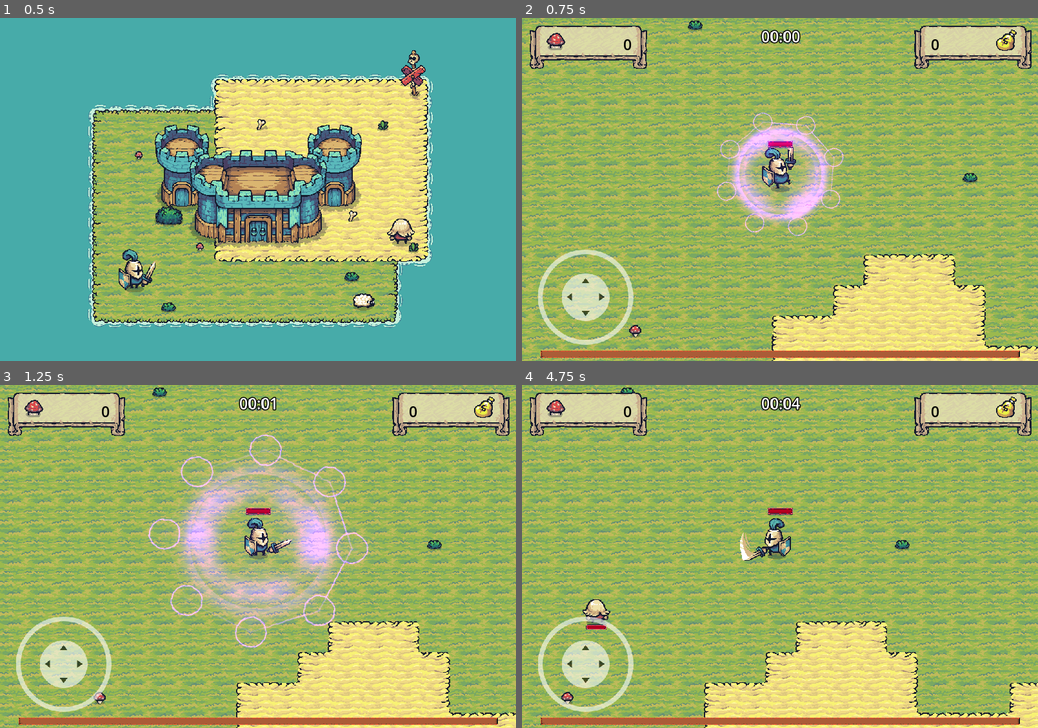
Above: before the commit, frames 1-4 (two rows, left to right).
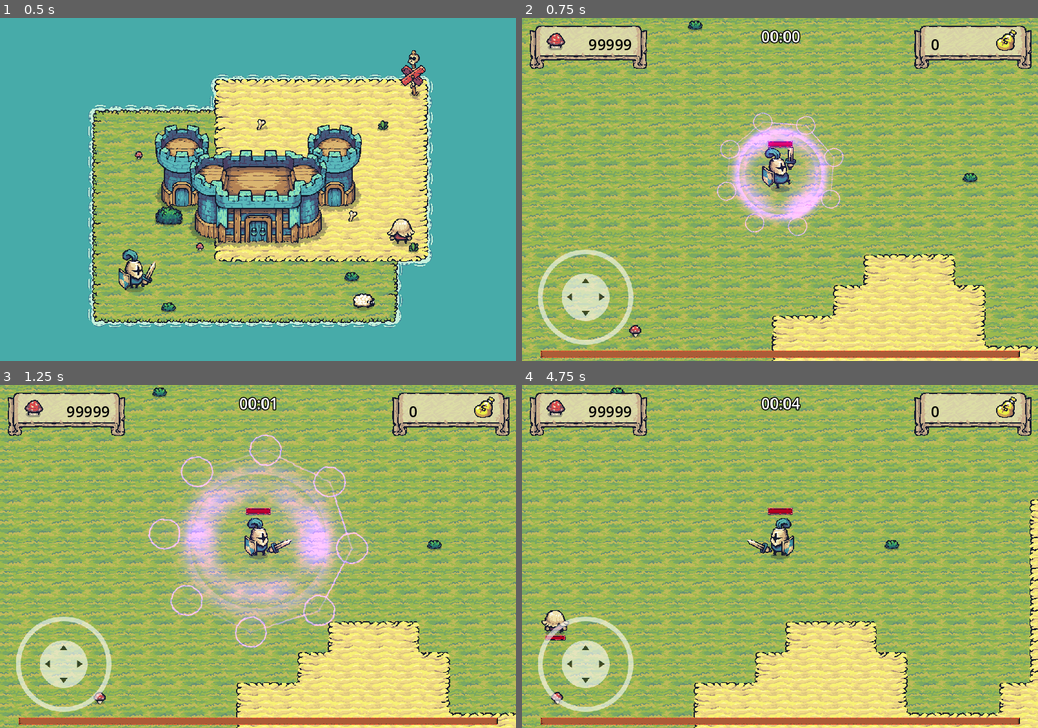
Above: after the commit, the same moments.

Repository: bluejynz/survivallike-godot
Game: Godot game, scene res://scenes/main_menu.tscn
Same seed, same stepped clock (60 frames per second), same inputs: the game is played once before the commit and once after it. Sound files missing from this copy of the repository are replaced by a short silence.
Inputs (mouse positions are in pixels of both pictures, inside the frame that each line leads up to):
- Up to frame 1 (0.5 s): no input
- Up to frame 2 (0.75 s): tap Enter (return) at 0.5 s; move the mouse to (893, 172) at 0.52 s; hold D (move_right) from 0.53 s (still down); hold Enter (return) from 0.53 s (still down); click (893, 172) at 0.67 s
- Up to frame 3 (1.25 s): keep holding D (move_right); keep holding Enter (return)
- Up to frame 4 (4.75 s): release D (move_right) at 1.25 s; release Enter (return) at 1.25 s; drag from (676, 573) to (780, 542) at 1.27 s; move the mouse to (831, 481) at 2.02 s; hold D (move_right) 2.03-2.75 s; hold Enter (return) 2.03-2.75 s; drag from (754, 625) to (780, 539) at 2.77 s; move the mouse to (934, 607) at 3.52 s; hold A (move_left) 3.53-4.25 s; hold Enter (return) 3.53-4.25 s; click (934, 607) at 3.6 s; tap Escape (options_menu, bound only after the commit) at 4.15 s; drag from (625, 505) to (702, 470) at 4.27 s

Frame 1 is identical in both runs. In frame 2, 0.1% of the frame differs, in the area x 13-22%, y 6-10%; in frame 3, 0.1%; in frame 4, 54%, in the area x 0-100%, y 0-100%.
Error after the commit: Invalid access to property or key 'level' on a base object of type 'Nil'. (res://ui/game_ui.gd:10)

Commit message:
i have no idea what i was doing here

Diff:
--- /dev/null
+++ b/default_bus_layout.tres
@@ -0,0 +1,15 @@
+[gd_resource type="AudioBusLayout" format=3 uid="uid://sxv05ejniuae"]
+
+[resource]
+bus/1/name = &"Music"
+bus/1/solo = false
+bus/1/mute = false
+bus/1/bypass_fx = false
+bus/1/volume_db = 0.0
+bus/1/send = &"Master"
+bus/2/name = &"SFX"
+bus/2/solo = false
+bus/2/mute = false
+bus/2/bypass_fx = false
+bus/2/volume_db = 0.0
+bus/2/send = &"Master"
--- a/entities/animals/sheep.tscn
+++ b/entities/animals/sheep.tscn
@@ -165,3 +165,4 @@
 
 [node name="DamageAudio" type="AudioStreamPlayer2D" parent="."]
 stream = ExtResource("7_v1nir")
+bus = &"SFX"
--- a/entities/enemies/goblin.tscn
+++ b/entities/enemies/goblin.tscn
@@ -98,3 +98,4 @@
 
 [node name="DamageAudio" type="AudioStreamPlayer2D" parent="."]
 stream = ExtResource("7_5hev7")
+bus = &"SFX"
--- a/entities/enemies/pawn.tscn
+++ b/entities/enemies/pawn.tscn
@@ -94,3 +94,4 @@
 
 [node name="DamageAudio" type="AudioStreamPlayer2D" parent="."]
 stream = ExtResource("7_6apx8")
+bus = &"SFX"
--- a/game_manager.gd
+++ b/game_manager.gd
@@ -8,6 +8,7 @@
 
 var is_os_mobile: bool
 @onready var joystick: VirtualJoystick = get_node("/root/MainScene/GameUI/VirtualJoystick")
+@onready var options_menu: CanvasLayer = get_node("/root/MainScene/OptionsMenu")
 
 var player: Player
 var player_position: Vector2
@@ -32,8 +33,12 @@
 	var seconds: int = elapsed_time_in_seconds % 60
 	var minutes: int = elapsed_time_in_seconds / 60
 	elapsed_time_text = "%02d:%02d" % [minutes, seconds]
+
 	if Input.is_action_just_pressed("toggle_mute"):
 		toggle_mute()
+
+	if Input.is_action_just_pressed("options_menu"):
+		toggle_options_menu()
 
 func toggle_mute():
 	is_game_muted = not is_game_muted
@@ -67,3 +72,7 @@
 
 func toggle_pause():
 	is_game_paused = not is_game_paused
+
+func toggle_options_menu():
+	toggle_pause()
+	options_menu.visible = not options_menu.visible
--- a/misc/audio_player.tscn
+++ b/misc/audio_player.tscn
@@ -5,4 +5,5 @@
 
 [node name="AudioPlayer" type="AudioStreamPlayer2D"]
 stream = ExtResource("1_gb2g1")
+bus = &"SFX"
 script = ExtResource("2_a3qfg")
--- a/misc/ritual.tscn
+++ b/misc/ritual.tscn
@@ -240,7 +240,9 @@
 [node name="Magic3Audio" type="AudioStreamPlayer2D" parent="SoundsNode"]
 stream = ExtResource("7_hxdeb")
 pitch_scale = 0.65
+bus = &"SFX"
 
 [node name="Magic4Audio" type="AudioStreamPlayer2D" parent="SoundsNode"]
 stream = ExtResource("8_4styd")
 autoplay = true
+bus = &"SFX"
--- a/player/player.tscn
+++ b/player/player.tscn
@@ -387,9 +387,12 @@
 
 [node name="DamageAudio" type="AudioStreamPlayer2D" parent="SoundsNode"]
 stream = ExtResource("5_ymfco")
+bus = &"SFX"
 
 [node name="AttackAudio" type="AudioStreamPlayer2D" parent="SoundsNode"]
 stream = ExtResource("6_cuw8u")
+bus = &"SFX"
 
 [node name="DeathAudio" type="AudioStreamPlayer2D" parent="SoundsNode"]
 stream = ExtResource("7_ip506")
+bus = &"SFX"
--- a/project.godot
+++ b/project.godot
@@ -12,7 +12,7 @@
 
 config/name="Survivors Like"
 run/main_scene="res://scenes/main_menu.tscn"
-config/features=PackedStringArray("4.2", "Forward Plus")
+config/features=PackedStringArray("4.3", "Forward Plus")
 config/icon="res://assets/Warrior_Blue.png"
 
 [autoload]
@@ -30,48 +30,53 @@
 
 move_left={
 "deadzone": 0.5,
-"events": [Object(InputEventKey,"resource_local_to_scene":fa …(171 unchanged characters)… keycode":65,"key_label":0,"unicode":97,"echo":false,"script":null)
-, Object(InputEventKey,"resource_local_to_scene":false,"reso …(166 unchanged characters)… ode":4194319,"key_label":0,"unicode":0,"echo":false,"script":null)
+"events": [Object(InputEventKey,"resource_local_to_scene":fa …(171 unchanged characters)… keycode":65,"key_label":0,"unicode":97,"location":0,"echo":false,"script":null)
+, Object(InputEventKey,"resource_local_to_scene":false,"reso …(166 unchanged characters)… ode":4194319,"key_label":0,"unicode":0,"location":0,"echo":false,"script":null)
 ]
 }
 move_right={
 "deadzone": 0.5,
-"events": [Object(InputEventKey,"resource_local_to_scene":fa …(172 unchanged characters)… eycode":68,"key_label":0,"unicode":100,"echo":false,"script":null)
-, Object(InputEventKey,"resource_local_to_scene":false,"reso …(166 unchanged characters)… ode":4194321,"key_label":0,"unicode":0,"echo":false,"script":null)
+"events": [Object(InputEventKey,"resource_local_to_scene":fa …(172 unchanged characters)… eycode":68,"key_label":0,"unicode":100,"location":0,"echo":false,"script":null)
+, Object(InputEventKey,"resource_local_to_scene":false,"reso …(166 unchanged characters)… ode":4194321,"key_label":0,"unicode":0,"location":0,"echo":false,"script":null)
 ]
 }
 move_up={
 "deadzone": 0.5,
-"events": [Object(InputEventKey,"resource_local_to_scene":fa …(172 unchanged characters)… eycode":87,"key_label":0,"unicode":119,"echo":false,"script":null)
-, Object(InputEventKey,"resource_local_to_scene":false,"reso …(166 unchanged characters)… ode":4194320,"key_label":0,"unicode":0,"echo":false,"script":null)
+"events": [Object(InputEventKey,"resource_local_to_scene":fa …(172 unchanged characters)… eycode":87,"key_label":0,"unicode":119,"location":0,"echo":false,"script":null)
+, Object(InputEventKey,"resource_local_to_scene":false,"reso …(166 unchanged characters)… ode":4194320,"key_label":0,"unicode":0,"location":0,"echo":false,"script":null)
 ]
 }
 move_down={
 "deadzone": 0.5,
-"events": [Object(InputEventKey,"resource_local_to_scene":fa …(172 unchanged characters)… eycode":83,"key_label":0,"unicode":115,"echo":false,"script":null)
-, Object(InputEventKey,"resource_local_to_scene":false,"reso …(166 unchanged characters)… ode":4194322,"key_label":0,"unicode":0,"echo":false,"script":null)
+"events": [Object(InputEventKey,"resource_local_to_scene":fa …(172 unchanged characters)… eycode":83,"key_label":0,"unicode":115,"location":0,"echo":false,"script":null)
+, Object(InputEventKey,"resource_local_to_scene":false,"reso …(166 unchanged characters)… ode":4194322,"key_label":0,"unicode":0,"location":0,"echo":false,"script":null)
 ]
 }
 attack_1={
 "deadzone": 0.5,
 "events": [Object(InputEventMouseButton,"resource_local_to_scene":false,"resource_name":"","device":-1,"window_id":0,"a …(258 unchanged characters)…
-, Object(InputEventKey,"resource_local_to_scene":false,"reso …(163 unchanged characters)… eycode":69,"key_label":0,"unicode":101,"echo":false,"script":null)
+, Object(InputEventKey,"resource_local_to_scene":false,"reso …(163 unchanged characters)… eycode":69,"key_label":0,"unicode":101,"location":0,"echo":false,"script":null)
 ]
 }
 dash={
 "deadzone": 0.5,
-"events": [Object(InputEventKey,"resource_local_to_scene":fa …(171 unchanged characters)… keycode":32,"key_label":0,"unicode":32,"echo":false,"script":null)
+"events": [Object(InputEventKey,"resource_local_to_scene":fa …(171 unchanged characters)… keycode":32,"key_label":0,"unicode":32,"location":0,"echo":false,"script":null)
 ]
 }
 return={
 "deadzone": 0.5,
-"events": [Object(InputEventKey,"resource_local_to_scene":fa …(175 unchanged characters)… ode":4194309,"key_label":0,"unicode":0,"echo":false,"script":null)
-, Object(InputEventKey,"resource_local_to_scene":false,"reso …(166 unchanged characters)… ode":4194310,"key_label":0,"unicode":0,"echo":false,"script":null)
+"events": [Object(InputEventKey,"resource_local_to_scene":fa …(175 unchanged characters)… ode":4194309,"key_label":0,"unicode":0,"location":0,"echo":false,"script":null)
+, Object(InputEventKey,"resource_local_to_scene":false,"reso …(166 unchanged characters)… ode":4194310,"key_label":0,"unicode":0,"location":0,"echo":false,"script":null)
 ]
 }
 toggle_mute={
 "deadzone": 0.5,
-"events": [Object(InputEventKey,"resource_local_to_scene":fa …(172 unchanged characters)… eycode":77,"key_label":0,"unicode":109,"echo":false,"script":null)
+"events": [Object(InputEventKey,"resource_local_to_scene":fa …(172 unchanged characters)… eycode":77,"key_label":0,"unicode":109,"location":0,"echo":false,"script":null)
+]
+}
+options_menu={
+"deadzone": 0.5,
+"events": [Object(InputEventKey,"resource_local_to_scene":false,"resource_name":"","device":-1,"window_id":0,"alt_pressed":false,"shift_pressed":false,"ctrl_pressed":false,"meta_pressed":false,"pressed":false,"keycode":0,"physical_keycode":4194305,"key_label":0,"unicode":0,"location":0,"echo":false,"script":null)
 ]
 }
 
--- a/scenes/main_menu.tscn
+++ b/scenes/main_menu.tscn
@@ -642,3 +642,4 @@
 stream = ExtResource("15_cg3w6")
 volume_db = -5.0
 autoplay = true
+bus = &"Music"
--- a/scenes/main_scene.tscn
+++ b/scenes/main_scene.tscn
@@ -18,7 +18,8 @@
 [ext_resource type="Script" path="res://scenes/audio_stream_player.gd" id="13_fxw4l"]
 [ext_resource type="PackedScene" uid="uid://c36icesh2e6pk" path="res://ui/level_up_ui.tscn" id="14_ak4tt"]
 [ext_resource type="Script" path="res://systems/wipe_system.gd" id="15_xawvt"]
-[ext_resource type="PackedScene" uid="uid://d3i81lwlomwnt" path="res://misc/foam_tile.tscn" id="18_h3y44"]
+[ext_resource type="PackedScene" path="res://misc/foam_tile.tscn" id="18_h3y44"]
+[ext_resource type="PackedScene" uid="uid://dnnuq51istrdv" path="res://ui/options_menu.tscn" id="20_a33mt"]
 
 [sub_resource type="TileSetAtlasSource" id="TileSetAtlasSource_epcq5"]
 texture = ExtResource("1_gwd85")
@@ -106,6 +107,46 @@
 highscore_ui_template = ExtResource("3_itdfq")
 level_up_ui_template = ExtResource("14_ak4tt")
 
+[node name="GameUI" parent="." instance=ExtResource("3_ydcnf")]
+
+[node name="OptionsMenu" parent="." instance=ExtResource("20_a33mt")]
+visible = false
+
+[node name="MusicPlayer" type="AudioStreamPlayer" parent="."]
+volume_db = -20.0
+autoplay = true
+bus = &"Music"
+script = ExtResource("13_fxw4l")
+
+[node name="ModSpawner" parent="." instance=ExtResource("1_5i5c7")]
+position = Vector2(521, 376)
+scale = Vector2(1, 0.972973)
+
+[node name="DifficultySystem" type="Node2D" parent="." node_paths=PackedStringArray("mob_spawner")]
+script = ExtResource("10_7rtxp")
+mob_spawner = NodePath("../ModSpawner")
+
+[node name="WipeSystem" type="Node2D" parent="."]
+script = ExtResource("15_xawvt")
+
+[node name="Player" parent="." instance=ExtResource("2_mg7ye")]
+position = Vector2(521, 376)
+ritual_prefab = ExtResource("6_pjjix")
+
+[node name="RemoteTransform2D-Camera" type="RemoteTransform2D" parent="Player"]
+remote_path = NodePath("../../Camera2D")
+update_rotation = false
+update_scale = false
+
+[node name="RemoteTransform2D-Spawner" type="RemoteTransform2D" parent="Player"]
+remote_path = NodePath("../../ModSpawner")
+update_rotation = false
+update_scale = false
+
+[node name="Camera2D" type="Camera2D" parent="."]
+position = Vector2(521, 376)
+scale = Vector2(1, 0.972973)
+
 [node name="TileMap" type="TileMap" parent="."]
 y_sort_enabled = true
 tile_set = SubResource("TileSet_4ev5r")
@@ -155,32 +196,6 @@
 [node name="CollisionPolygon2D" type="CollisionPolygon2D" parent="WorldLimit"]
 polygon = PackedVector2Array(-312, 56, -584, 56, -584, 120, -776, 120, -776, 184, -840, 184, -840, 248, -904, 248, -904, 456, -840, 456, -840, 520, -776, 520, -776, 584, -504, 584, -504, 520, -440, 520, -440, 392, -312, 392, -312, 328, -248, 328, -248, 120, -312, 120)
 
-[node name="Player" parent="." instance=ExtResource("2_mg7ye")]
-position = Vector2(521, 376)
-ritual_prefab = ExtResource("6_pjjix")
-
-[node name="RemoteTransform2D-Camera" type="RemoteTransform2D" parent="Player"]
-remote_path = NodePath("../../Camera2D")
-update_rotation = false
-update_scale = false
-
-[node name="RemoteTransform2D-Spawner" type="RemoteTransform2D" parent="Player"]
-remote_path = NodePath("../../ModSpawner")
-update_rotation = false
-update_scale = false
-
-[node name="Camera2D" type="Camera2D" parent="."]
-position = Vector2(521, 376)
-scale = Vector2(1, 0.972973)
-
-[node name="ModSpawner" parent="." instance=ExtResource("1_5i5c7")]
-position = Vector2(521, 376)
-scale = Vector2(1, 0.972973)
-
-[node name="DifficultySystem" type="Node2D" parent="." node_paths=PackedStringArray("mob_spawner")]
-script = ExtResource("10_7rtxp")
-mob_spawner = NodePath("../ModSpawner")
-
 [node name="Trees" type="Node2D" parent="."]
 y_sort_enabled = true
 
@@ -226,16 +241,6 @@
 [node name="Tree14" parent="Trees" instance=ExtResource("5_dx70e")]
 position = Vector2(-1515, -898)
 
-[node name="GameUI" parent="." instance=ExtResource("3_ydcnf")]
-
-[node name="MusicPlayer" type="AudioStreamPlayer" parent="."]
-volume_db = -20.0
-autoplay = true
-script = ExtResource("13_fxw4l")
-
-[node name="WipeSystem" type="Node2D" parent="."]
-script = ExtResource("15_xawvt")
-
 [node name="Foam" type="Node2D" parent="."]
 z_index = -3
 
--- a/ui/level_up_ui.tscn
+++ b/ui/level_up_ui.tscn
@@ -304,3 +304,4 @@
 stream = ExtResource("4_segyu")
 volume_db = -10.0
 autoplay = true
+bus = &"SFX"
--- /dev/null
+++ b/ui/options_menu.gd
@@ -0,0 +1,26 @@
+extends Node
+
+@onready var master_volume_slider: HSlider = $MasterVolumeSlider
+@onready var music_volume_slider: HSlider = $MusicVolumeSlider
+@onready var sfx_volume_slider: HSlider = $SFXVolumeSlider
+
+func _ready():
+	master_volume_slider.connect("value_changed", Callable(self, "_on_master_volume_changed"))
+	music_volume_slider.connect("value_changed", Callable(self, "_on_music_volume_changed"))
+	sfx_volume_slider.connect("value_changed", Callable(self, "_on_sfx_volume_changed"))
+
+	_on_master_volume_changed(master_volume_slider.value)
+	_on_music_volume_changed(music_volume_slider.value)
+	_on_sfx_volume_changed(sfx_volume_slider.value)
+
+func _on_master_volume_changed(value):
+	AudioServer.set_bus_volume_db(AudioServer.get_bus_index("Master"), linear_to_db(value))
+
+func _on_music_volume_changed(value):
+	AudioServer.set_bus_volume_db(AudioServer.get_bus_index("Music"), linear_to_db(value))
+
+func _on_sfx_volume_changed(value):
+	AudioServer.set_bus_volume_db(AudioServer.get_bus_index("SFX"), linear_to_db(value))
+
+func linear_to_db(linear):
+	return linear * 20 - 80
--- /dev/null
+++ b/ui/options_menu.tscn
@@ -0,0 +1,162 @@
+[gd_scene load_steps=8 format=3 uid="uid://dnnuq51istrdv"]
+
+[ext_resource type="Texture2D" uid="uid://dlo2qvp5uux23" path="res://addons/Tiny Swords (Update 010)/UI/Banners/Carved_9Slides.png" id="1_h4mrk"]
+
+[sub_resource type="StyleBoxTexture" id="StyleBoxTexture_6523c"]
+texture = ExtResource("1_h4mrk")
+texture_margin_left = 32.0
+texture_margin_top = 32.0
+texture_margin_right = 32.0
+texture_margin_bottom = 32.0
+axis_stretch_horizontal = 2
+axis_stretch_vertical = 2
+
+[sub_resource type="SystemFont" id="SystemFont_lj2sv"]
+font_names = PackedStringArray("Consolas")
+font_weight = 999
+subpixel_positioning = 0
+
+[sub_resource type="LabelSettings" id="LabelSettings_emunn"]
+font = SubResource("SystemFont_lj2sv")
+font_size = 48
+outline_size = 10
+outline_color = Color(0, 0, 0, 1)
+
+[sub_resource type="StyleBoxEmpty" id="StyleBoxEmpty_yg1vg"]
+
+[sub_resource type="SystemFont" id="SystemFont_3eke4"]
+font_names = PackedStringArray("Consolas")
+font_weight = 999
+subpixel_positioning = 0
+
+[sub_resource type="LabelSettings" id="LabelSettings_b8p0v"]
+font = SubResource("SystemFont_3eke4")
+font_size = 24
+font_color = Color(0, 0, 0, 1)
+
+[node name="OptionsMenu" type="CanvasLayer"]
+
+[node name="ColorRect" type="ColorRect" parent="."]
+z_index = -4
+y_sort_enabled = true
+anchors_preset = 15
+anchor_right = 1.0
+anchor_bottom = 1.0
+grow_horizontal = 2
+grow_vertical = 2
+color = Color(0.278431, 0.670588, 0.662745, 1)
+
+[node name="Panel" type="Panel" parent="ColorRect"]
+top_level = true
+layout_mode = 1
+anchors_preset = 8
+anchor_left = 0.5
+anchor_top = 0.5
+anchor_right = 0.5
+anchor_bottom = 0.5
+offset_left = -515.0
+offset_top = -341.0
+offset_right = 515.0
+offset_bottom = 339.0
+grow_horizontal = 2
+grow_vertical = 2
+theme_override_styles/panel = SubResource("StyleBoxTexture_6523c")
+
+[node name="Title" type="Label" parent="ColorRect/Panel"]
+layout_mode = 1
+anchors_preset = 5
+anchor_left = 0.5
+anchor_right = 0.5
+offset_left = -117.0
+offset_top = 30.0
+offset_right = 117.0
+offset_bottom = 79.0
+grow_horizontal = 2
+text = "Options"
+label_settings = SubResource("LabelSettings_emunn")
+horizontal_alignment = 1
+
+[node name="ItemList" type="ItemList" parent="ColorRect/Panel"]
+self_modulate = Color(1, 1, 1, 0)
+layout_mode = 1
+anchors_preset = 8
+anchor_left = 0.5
+anchor_top = 0.5
+anchor_right = 0.5
+anchor_bottom = 0.5
+offset_left = -218.0
+offset_top = -195.0
+offset_right = 218.0
+offset_bottom = 277.0
+grow_horizontal = 2
+grow_vertical = 2
+
+[node name="PanelContainer" type="PanelContainer" parent="ColorRect/Panel/ItemList"]
+layout_mode = 1
+anchors_preset = 10
+anchor_right = 1.0
+offset_top = 97.0
+offset_bottom = 154.0
+grow_horizontal = 2
+theme_override_styles/panel = SubResource("StyleBoxEmpty_yg1vg")
+
+[node name="Label" type="Label" parent="ColorRect/Panel/ItemList/PanelContainer"]
+layout_mode = 2
+size_flags_horizontal = 0
+size_flags_vertical = 0
+text = "Music:"
+label_settings = SubResource("LabelSettings_b8p0v")
+
+[node name="MusicVolumeSlider" type="HSlider" parent="ColorRect/Panel/ItemList/PanelContainer"]
+layout_mode = 2
+size_flags_vertical = 8
+value = 100.0
+rounded = true
+tick_count = 10
+
+[node name="PanelContainer2" type="PanelContainer" parent="ColorRect/Panel/ItemList"]
+layout_mode = 2
+offset_top = 199.0
+offset_right = 436.0
+offset_bottom = 256.0
+grow_horizontal = 2
+theme_override_styles/panel = SubResource("StyleBoxEmpty_yg1vg")
+
+[node name="Label" type="Label" parent="ColorRect/Panel/ItemList/PanelContainer2"]
+layout_mode = 2
+size_flags_horizontal = 0
+size_flags_vertical = 0
+text = "Sound Effects:"
+label_settings = SubResource("LabelSettings_b8p0v")
+
+[node name="SFXVolumeSlider" type="HSlider" parent="ColorRect/Panel/ItemList/PanelContainer2"]
+layout_mode = 2
+size_flags_vertical = 8
+value = 100.0
+rounded = true
+tick_count = 10
+
+[node name="PanelContainer3" type="PanelContainer" parent="ColorRect/Panel/ItemList"]
+layout_mode = 1
+anchors_preset = 5
+anchor_left = 0.5
+anchor_right = 0.5
+offset_left = -218.0
+offset_right = 218.0
+offset_bottom = 57.0
+grow_horizontal = 2
+theme_override_styles/panel = SubResource("StyleBoxEmpty_yg1vg")
+
+[node name="Label" type="Label" parent="ColorRect/Panel/ItemList/PanelContainer3"]
+layout_mode = 2
+size_flags_horizontal = 0
+size_flags_vertical = 0
+text = "Master Volume:"
+label_settings = SubResource("LabelSettings_b8p0v")
+
+[node name="MasterVolumeSlider" type="HSlider" parent="ColorRect/Panel/ItemList/PanelContainer3"]
+layout_mode = 2
+size_flags_vertical = 8
+value = 100.0
+rounded = true
+tick_count = 10
Not shown: 3 places in scenes/main_menu.tscn that only renumber resources
Not shown: 2 places in scenes/main_scene.tscn that only renumber resources
Not shown: 2 places in ui/level_up_ui.tscn that only renumber resources
